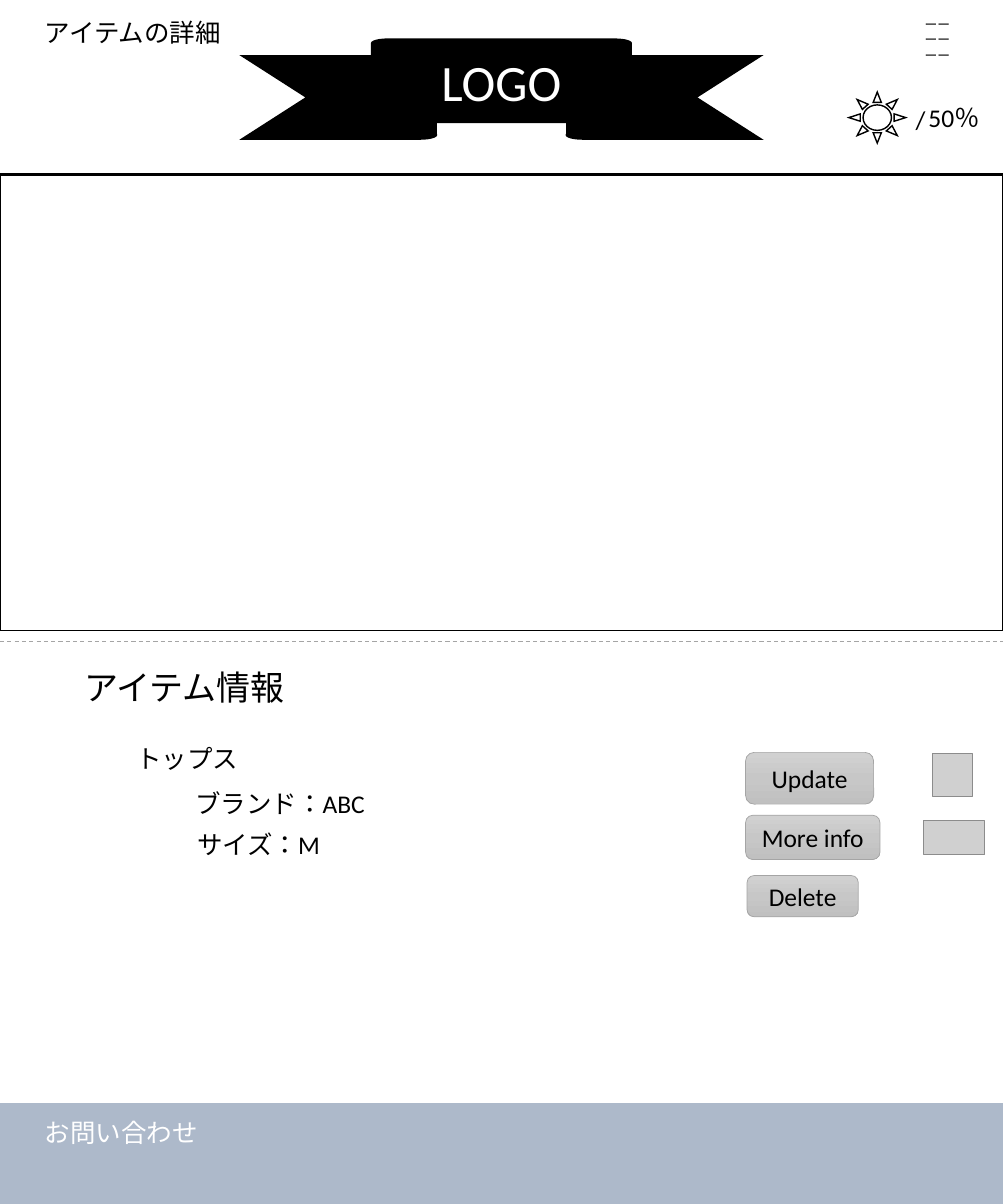
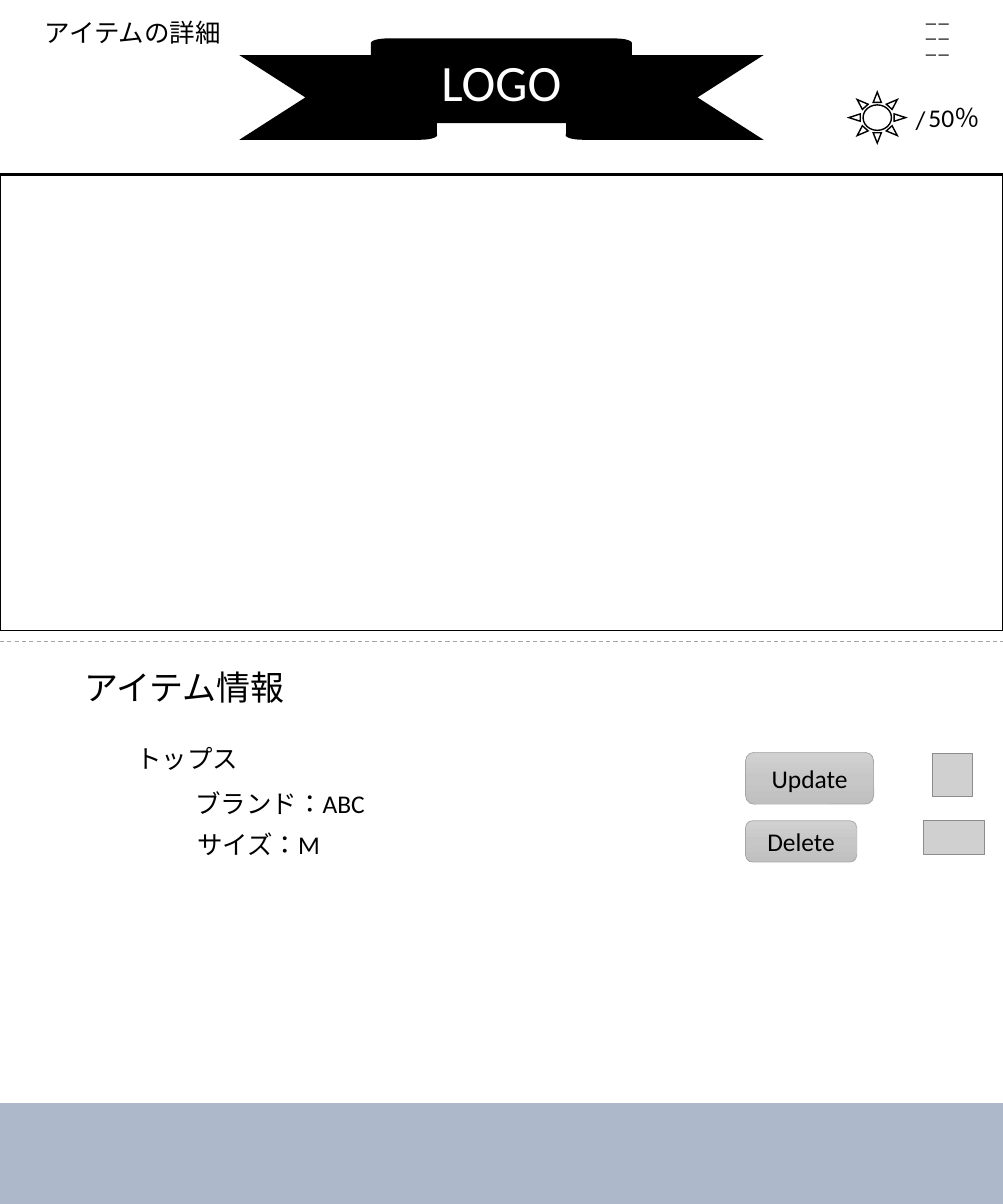
Before and after one commit to dojo2022/E-4, a slide deck: slide 7 of doc/デザイン.pptx (slide 6 before the commit). Drawn at 1003x1204 pixels with LibreOffice and Linux fonts; fonts in the diff are those of the drawing; grey boxes stand for pictures. Boxes give left, top, right and bottom in pixels: in the first picture for what was removed or moved away, otherwise in the second. Text is boxed around its words. In the diff, an @@ line names an element or a change of style, - is before the commit and + after.

```diff
--- a/doc/デザイン.pptx
+++ b/doc/デザイン.pptx
@@ rounded rectangle "Delete": place and size @@
-rounded rectangle "Delete" at (747,876,858,916)
+rounded rectangle "Delete" at (746,821,857,861)
@@ rounded rectangle removed at (746,815,881,859) @@
-More info
@@ text removed at (45,1121,198,1144) @@
-お問い合わせ
```
Also in this commit, not shown: 5 other slides changed, 1 slide added.
